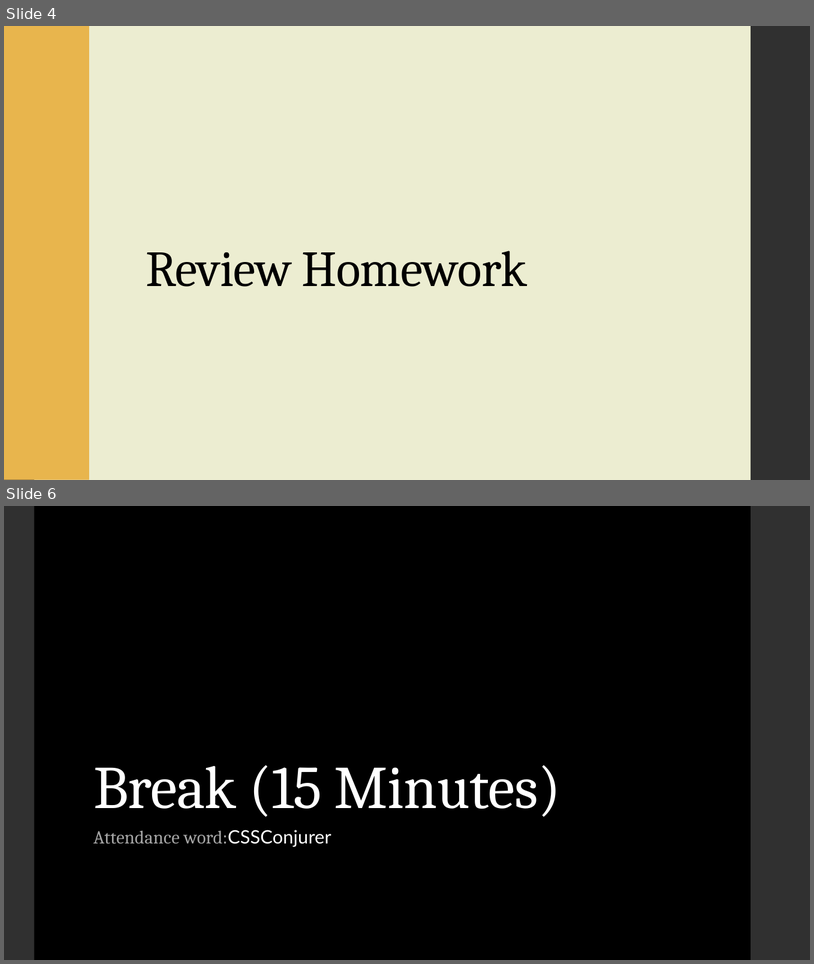
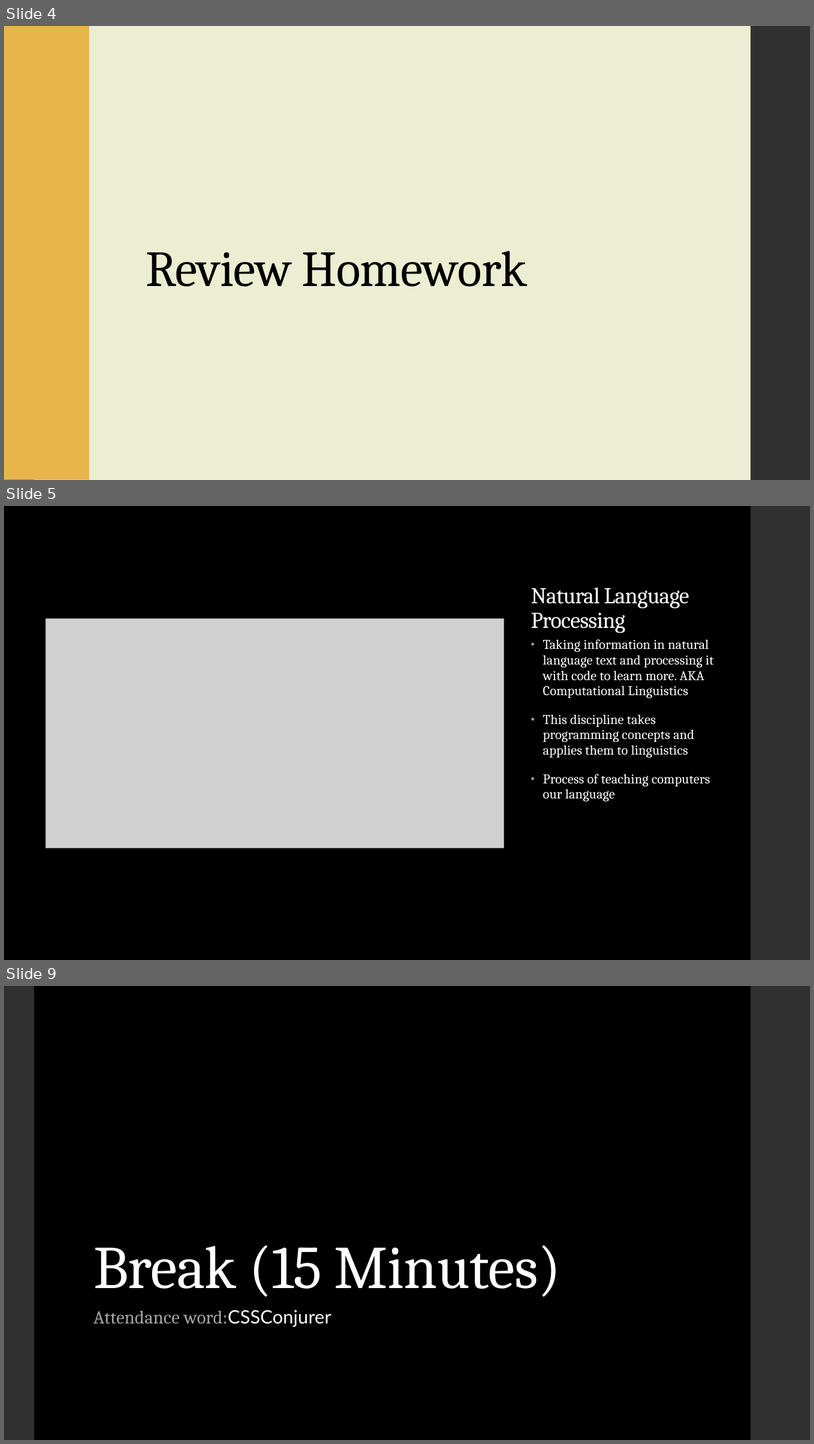
Before and after one commit to ytaiwo/Homework, a slide deck: week_20/week_20_presentation.pptx. Shown one above the other, each under a label of ours: slides 4 and 6 before the commit, slides 4, 5 and 9 after it; the slides between them are not shown. The pictures are 814x964 and 814x1444 pixels, drawn with LibreOffice and Linux fonts; fonts in the diff are those of the drawing; grey boxes stand for pictures. Boxes give left, top, right and bottom in pixels: in the first picture for what was removed or moved away, otherwise in the second. Text is boxed around its words. In the diff, an @@ line names an element or a change of style, - is before the commit and + after.

```diff
--- a/week_20/week_20_presentation.pptx
+++ b/week_20/week_20_presentation.pptx
@@ slide 5 added at bbox=[4, 506, 810, 960], background #000000; not listed: 1 template element that a slide beside it also shows @@
@@ title added at bbox=[531, 587, 689, 633], 27 pt, text #FFFFFF @@
+Natural Language Processing
@@ picture added at bbox=[46, 619, 504, 848] @@
@@ text added at bbox=[543, 639, 714, 801], 16 pt, text #FFFFFF @@
+• Taking information in natural language text and processing it with code to learn more. AKA Computational Linguistics
+• This discipline takes programming concepts and applies them to linguistics
+• Process of teaching computers our language
@@ what was slide 6 is now slide 9 @@
```
Also in this commit, not shown: 3 slides changed, 2 other slides added, 14 other files.
